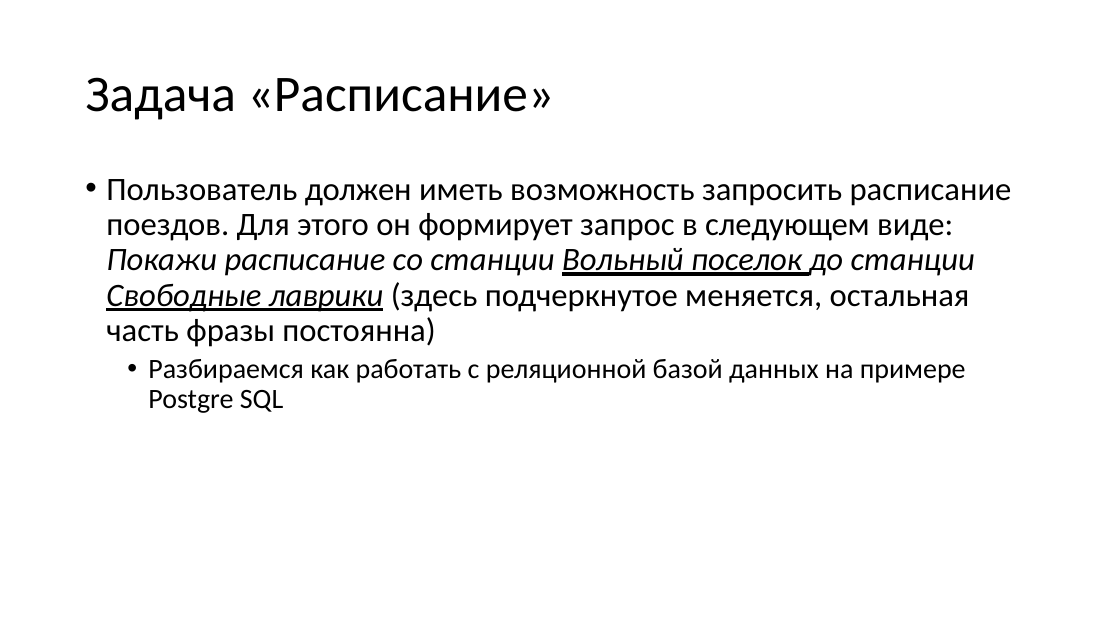
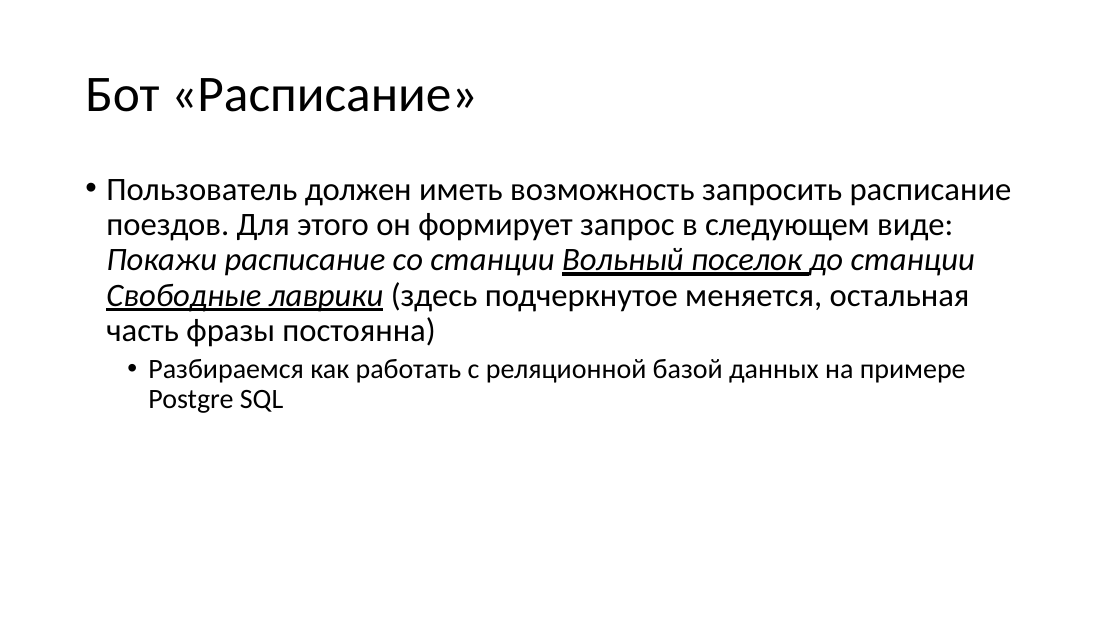
Before and after one commit to paveltsytovich/telegram-course, a slide deck: slide 124 of Presentation/Разработка ботов для телеграмм на Python.pptx. Drawn at 1120x630 pixels with LibreOffice and Linux fonts; fonts in the diff are those of the drawing. Boxes give left, top, right and bottom in pixels: in the first picture for what was removed or moved away, otherwise in the second. Text is boxed around its words. In the diff, an @@ line names an element or a change of style, - is before the commit and + after.

```diff
--- a/Presentation/Разработка ботов для телеграмм на Python.pptx
+++ b/Presentation/Разработка ботов для телеграмм на Python.pptx
@@ title at (85, 78, 478, 112): text changed @@
-Задача «Расписание»
+Бот «Расписание»
```
Also in this commit, not shown: 4 other slides changed, 7 slides added.
